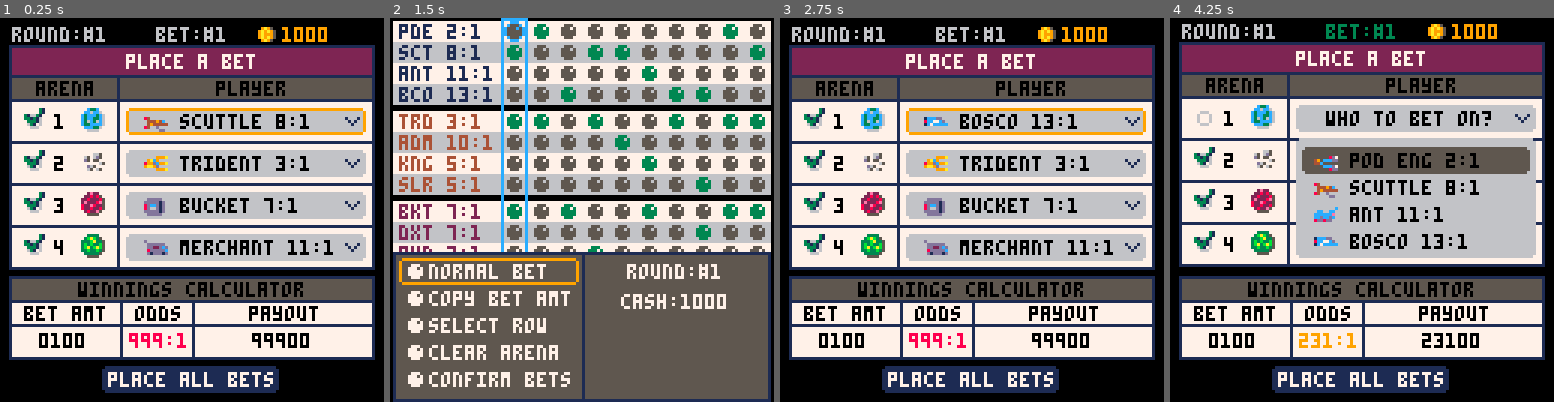
Above: before the commit, frames 1-4 (left to right).
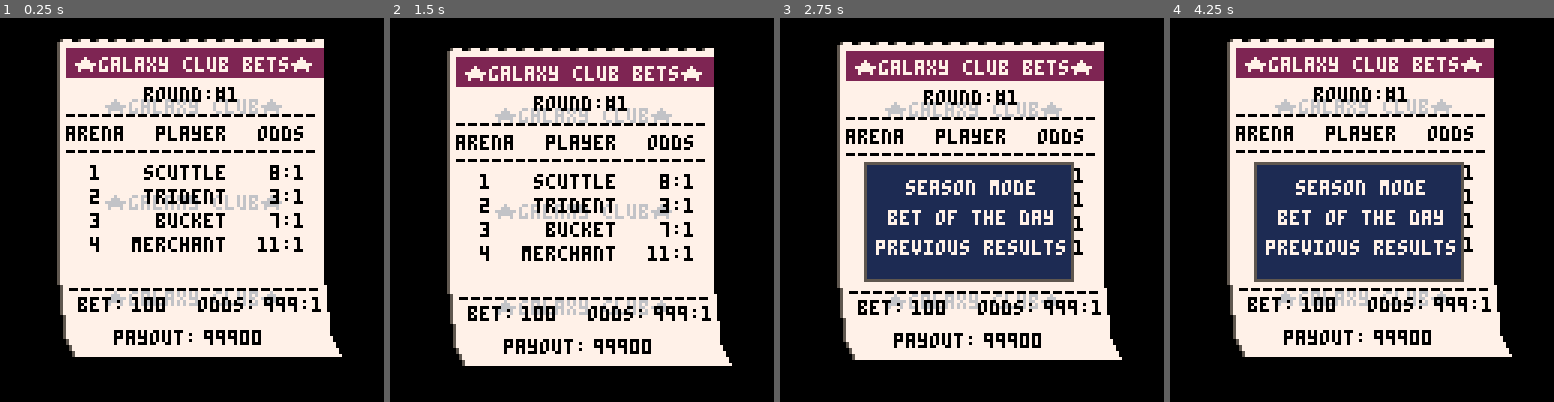
Above: after the commit, the same moments.

Repository: suspicious-smoke/club-bets-pico8
Game: PICO-8 cartridge club-bets.p8
Two runs of this game, one before a commit and one after it. Both use one fixed random seed, a clock stepped at 60 frames per second and the inputs below.
Inputs:
- Up to frame 1 (0.25 s): no input
- Up to frame 2 (1.5 s): tap X (X key) at 0.33, 1.07 s; tap O (Z key) at 0.7 s
- Up to frame 3 (2.75 s): hold Right 1.6-2.1 s; tap O (Z key) at 1.7, 2.1, 2.5 s; tap X (X key) at 1.85 s; hold Up 2.15-2.42 s; hold Right from 2.47 s (still down)
- Up to frame 4 (4.25 s): tap O (Z key) every 0.4 s from 2.9 to 4.1 s; tap X (X key) at 2.97, 4.08 s; release Right at 3.03 s; hold Left 3.08-3.58 s; hold Down 3.63-3.97 s; hold Right from 4.02 s (still down)

The runs differ from the first frame. In frame 1, 61% of the frame differs, in the area x 2-98%, y 2-98%; in frame 2, 86%, in the area x 0-100%, y 0-100%; in frame 3, 64%; in frame 4, 66%.

Commit message:
work on menu

Diff:
--- a/club-bets.p8
+++ b/club-bets.p8
@@ -115,10 +115,11 @@
 	dummy_bets()
 	--init_quickbetpage()
 	--init_gameover()
-	init_betpage()
+	--init_betpage()
 	--calculate_winners()
 	--init_confirm()
 	--init_watch_race()
+	init_menu()
 end
 
 function dummy_bets()
@@ -130,6 +131,7 @@
 			end
 		end
 	end
+	get_bet_summary()
 end
 
 function blank() end
@@ -137,7 +139,6 @@
 function _update()
 	t+=1
 	_upd()
-	--update_fx()--particles
 end
 
 function reset_num_array(_size,_items,_val)
@@ -159,6 +160,7 @@
 function _draw()
 	cls()
 	_drw()
+	--drw_overlay()
 	drw_and_upd_fade()
 	--debug
 	offst=0
@@ -167,6 +169,54 @@
 		offst+=8
 	end
 end
+
+function init_menu()
+	t_sep=0
+	sn=0
+	menu_x=100
+	wait=60
+	t_tmr=0
+	menu_items={"season mode", "bet of the day", "previous results"}
+	_upd=upd_menu
+	_drw=drw_menu
+end
+
+function upd_menu()
+	wait=max(wait-1,0)
+	sn=1.5*sin(time()*0.5)
+	if wait==0 then
+		t_tmr=min(t_tmr+0.03,1)
+		local _t=easeoutquart(t_tmr)
+		menu_x=lerp(100,0,_t)
+
+	end
+end
+
+function drw_menu()
+	draw_ticket(1,20,10+sn)
+	brdr_rect(28+menu_x,48,70,40,0,1,5)
+	for i=1,#menu_items do
+		print(menu_items[i],hcenter(menu_items[i])+menu_x,44+i*10,7)
+	end
+	--drw_overlay()
+end
+
+-- function drw_overlay()
+--  -- screen memory as the sprite sheet
+--  poke(0x5f54,0x60)
+--  -- set overlay palette
+--  pal({1,1,1,1,1,1,1,1,1,1,1,1,1,1,1})
+--  --pal(split'1,1,1,1,1,1,1,1,1,1,1,1,1,1,1')
+--  -- draw screen to screen
+--  -- (sprite sheet x,sprite sheet y,width,height,screen x,screen y)
+--  local _x,_y=24,40
+--  sspr(_x,_y,80,40,_x,_y)
+--  -- reset palette
+--  pal()
+--  -- reset spritesheet
+--  poke(0x5f54,0x00)
+-- end
+
 -->8
 --bet page
 function init_betpage()
@@ -826,8 +876,6 @@
 		end
 		print("★galaxy club★",_tx+15,t_off-13+i*32,6)
 	end
-	--text
-
 	rrectfill(_tx+2,_sy_u+2,86,10,0,2)--red area
 	print("★galaxy club bets★",_tx+5,_sy_u+5,7)
 	print("round:#"..cur_round,_tx+28,_sy_u+15,0)
